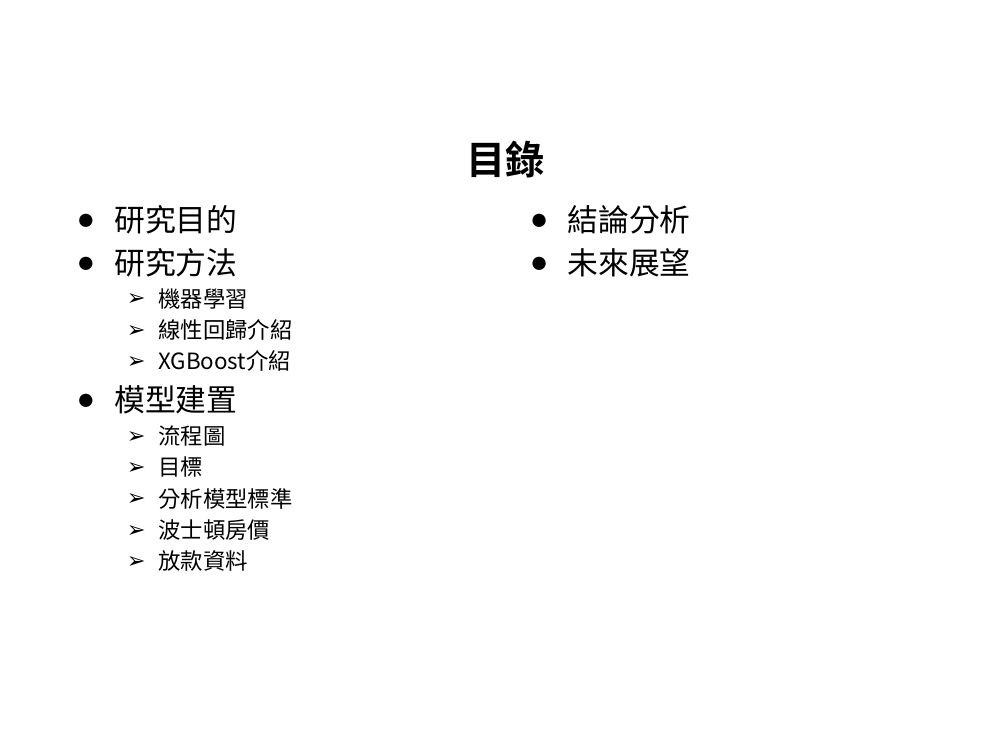
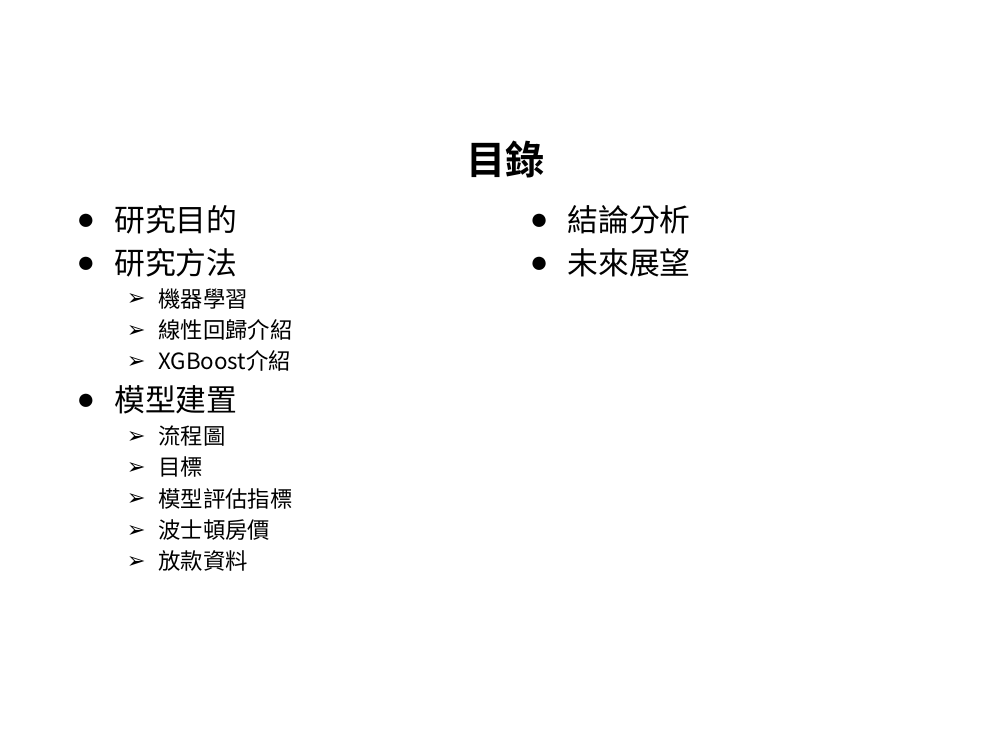
Before and after one commit to hrne/FINAL_REPORT, a slide deck: slide 2 of AI_Report/AI應用-不動產價格預測.pptx. Drawn at 1008x756 pixels with LibreOffice and Linux fonts; fonts in the diff are those of the drawing; background and template pictures are left out. Boxes give left, top, right and bottom in pixels: in the first picture for what was removed or moved away, otherwise in the second. Text is boxed around its words. In the diff, an @@ line names an element or a change of style, - is before the commit and + after.

```diff
--- a/AI_Report/AI應用-不動產價格預測.pptx
+++ b/AI_Report/AI應用-不動產價格預測.pptx
@@ text at [159, 488, 293, 509]: text changed @@
-  ➢ 分析模型標準
+  ➢ 模型評估指標
```
Also in this commit, not shown: 8 other slides changed.
